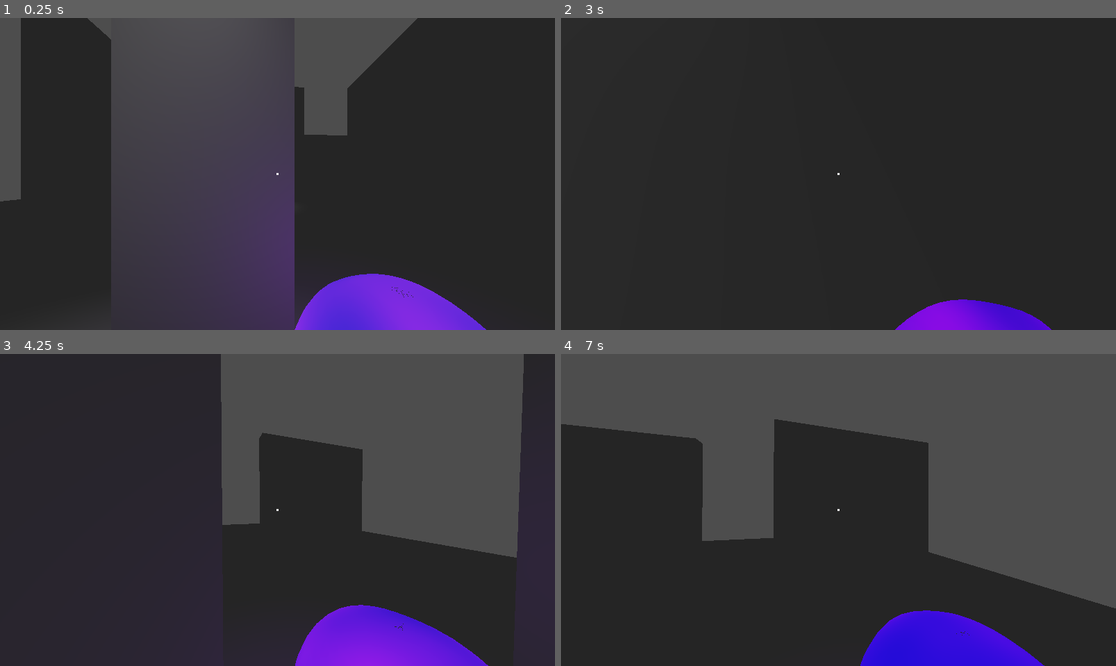
Above: before the commit, frames 1-4 (two rows, left to right).
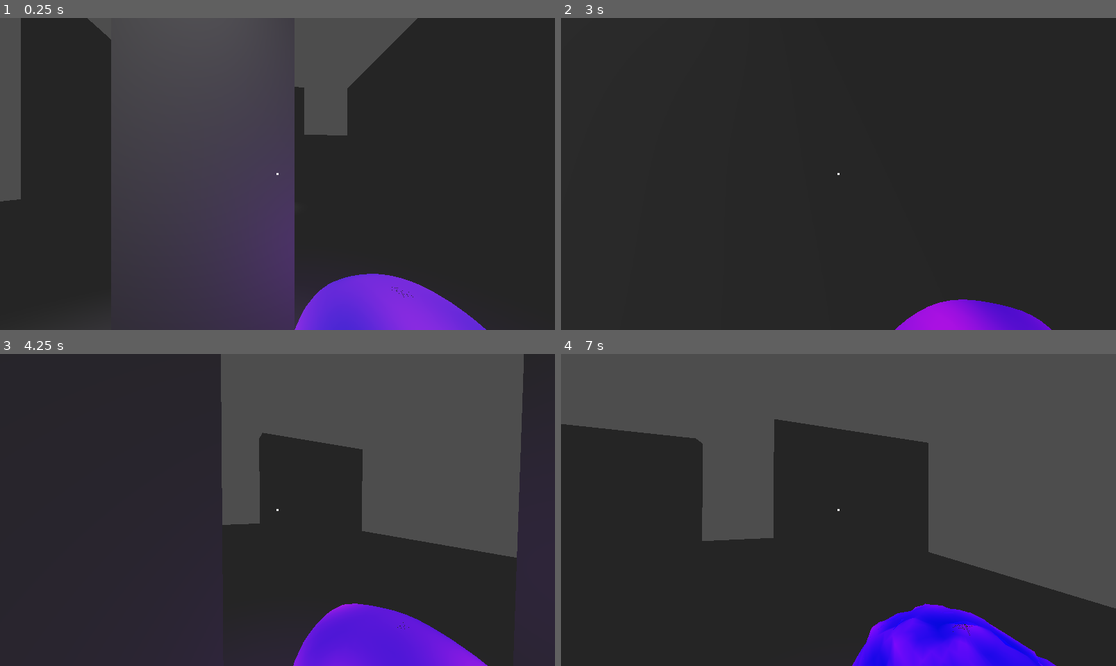
Above: after the commit, the same moments.

Repository: damikdk/fifth-try
Game: Godot game, scene res://Levels/WorldSphere.tscn
Same seed, same stepped clock (60 frames per second), same inputs: the game is played once before the commit and once after it. This scene is started directly instead of the project's main scene.
Inputs (mouse positions are in pixels of both pictures, inside the frame that each line leads up to):
- Up to frame 1 (0.25 s): no input
- Up to frame 2 (3 s): tap Enter at 0.5 s; move the mouse to (866, 174) at 0.52 s; hold W (move_forward) from 0.53 s (still down); tap E (E) at 0.6 s; tap Space (jump) at 0.77, 1.07, 1.52, 1.82 s; click (866, 174) at 0.8 s; move the mouse to (810, 174) at 1.27 s; click (810, 174) at 1.35 s; right-click (810, 174) at 1.55 s; move the mouse to (849, 167) at 2.02 s; right-click (849, 167) at 2.1 s; tap Shift (shift) at 2.3, 2.85 s; move the mouse to (832, 180) at 2.77 s
- Up to frame 3 (4.25 s): keep holding W (move_forward); tap Space (jump) at 3.02, 3.32, 3.5, 3.77, 4.07 s; tap 1 (1, bound only after the commit) at 3.05, 3.6 s; move the mouse to (316, 513) at 3.52 s; tap 2 (2, bound only after the commit) at 3.8 s
- Up to frame 4 (7 s): move the mouse to (794, 506) at 4.27 s; tap 2 (2, bound only after the commit) at 4.35 s; tap Space (jump) at 4.52, 4.82, 5.3, 5.85, 6.02, 6.32, 6.77 s; tap 3 (3, bound only after the commit) at 4.55, 5.1 s; move the mouse to (844, 510) at 5.02 s; move the mouse to (816, 503) at 5.77 s; release W (move_forward) at 5.78 s; hold D (move_right) 5.78-6.53 s; tap E (E) at 6.05, 6.6 s; move the mouse to (866, 510) at 6.52 s; hold W (move_forward) from 6.53 s (still down); click (866, 510) at 6.8 s

The runs differ from the first frame. In frame 2, 1.0% of the frame differs, in the area x 60-77%, y 90-100%; in frame 3, 2.5%; in frame 4, 2.7%, in the area x 52-90%, y 79-100%.

Commit message:
Add mood states for Life Sphere blob

Diff:
--- a/Characters/LifeSphere/LifeSphere.gd
+++ b/Characters/LifeSphere/LifeSphere.gd
@@ -4,13 +4,27 @@
 const HP_MAX = 10
 
 @export_range(HP_MIN, HP_MAX) var HP = HP_MAX
+@export var initial_mood: Mood
+
+func _ready():
+	var shader_state = MOODS_ARRAY[initial_mood]
+	change_shader(shader_state, 0)
 
 func _process(_delta):
-	if Input.is_action_just_pressed("shift"):
+	if Input.is_action_just_pressed("left_mouse"):
 		take_damage(1)
 
-	if Input.is_action_just_pressed("jump"):
+	if Input.is_action_just_pressed("right_mouse"):
 		heal(1)
+
+	if Input.is_action_just_pressed("1"):
+		change_shader(CALM_SHADER_PARAMETERS)
+
+	if Input.is_action_just_pressed("2"):
+		change_shader(EXCITED_SHADER_PARAMETERS)
+
+	if Input.is_action_just_pressed("3"):
+		change_shader(ANGRY_SHADER_PARAMETERS)
 
 func take_damage(damage: float):
 	HP = max(HP_MIN, HP - damage)
@@ -21,4 +35,67 @@
 	update_shader()
 
 func update_shader():
-	material.set_shader_parameter("emission_intensity", 1.7 * HP / 10.0)
+	var tween = get_tree().create_tween()
+	tween.tween_property(material, "shader_parameter/" + "emission_intensity", 1.7 * HP / 10.0, 1)
+
+func change_shader(shader_state, duration: float = 15):
+	var tween = get_tree().create_tween().set_parallel(true)
+
+	for param in shader_state:
+		tween.tween_property(material, "shader_parameter/" + param, shader_state[param], duration)
+
+		# Other way
+		# material.set_shader_parameter(param, CALM_SHADER_PARAMETERS[param])
+
+
+# Keep this things the same. I don't want to handle godot enum stuff
+enum Mood { CALM, EXCITED, ANGRY }
+const MOODS_ARRAY = [CALM_SHADER_PARAMETERS, EXCITED_SHADER_PARAMETERS, ANGRY_SHADER_PARAMETERS]
+
+const CALM_SHADER_PARAMETERS = {
+	"base_color_shadow": Color(0, 0, 1),
+	"base_color_highlight": Color(1, 0, 1),
+	"base_color_blend": 1.2,
+	"color_modulate_frequency": 0.1,
+
+	"noise_displacement": 0.1, # how far from center noise goes
+	"noise_scale": 1.6, # ершистость
+	"noise_time_scale": 0.1, # how fast wobbling goes
+	"alpha_distance_min": 0.5, # change this, not alpha_distance_max
+	"alpha_distance_max": 1.25,
+	"alpha_time_scale": 0.1, # alpha wobbling speed
+	"emission_intensity": 1.7, # strange
+	"highlight_intensity": 4.7,
+}
+
+const EXCITED_SHADER_PARAMETERS = {
+	"base_color_shadow": Color(0, 0, 1),
+	"base_color_highlight": Color(1, 0, 1),
+	"base_color_blend": 1.2,
+	"color_modulate_frequency": 0.1,
+
+	"noise_displacement": 0.1, # how far from center noise goes
+	"noise_scale": 20,
+	"noise_time_scale": 0.9, # how fast wobbling goes
+	"alpha_distance_min": 0.5, # change this, not alpha_distance_max
+	"alpha_distance_max": 1,
+	"alpha_time_scale": 0.1, # alpha wobbling speed
+	"emission_intensity": 0.8, # strange
+	"highlight_intensity": 0.1,
+}
+
+const ANGRY_SHADER_PARAMETERS = {
+	"base_color_shadow": Color(0, 0, 0),
+	"base_color_highlight": Color(0, 0, 1),
+	"base_color_blend": 1.35,
+	"color_modulate_frequency": 0.1,
+
+	"noise_displacement": 0.54, # how far from center noise goes
+	"noise_scale": 20,
+	"noise_time_scale": 1.7, # how fast wobbling goes
+	"alpha_distance_min": 0.5, # change this, not alpha_distance_max
+	"alpha_distance_max": 1,
+	"alpha_time_scale": 0.1, # alpha wobbling speed
+	"emission_intensity": 0, # strange
+	"highlight_intensity": 0.1,
+}
--- a/Characters/LifeSphere/LifeSphere.gdshader
+++ b/Characters/LifeSphere/LifeSphere.gdshader
@@ -1,18 +1,18 @@
 shader_type spatial;
 render_mode blend_mix;
 
-uniform vec4 base_color_shadow = vec4(0.5, 0.0, 0.0, 1.0);
-uniform vec4 base_color_highlight = vec4(0.0, 0.5, 0.0, 1.0);
+uniform vec4 base_color_shadow : source_color = vec4(0, 0.0, 1, 1.0);
+uniform vec4 base_color_highlight : source_color = vec4(1, 0, 1, 1.0);
 uniform float base_color_blend : hint_range(0.1, 2.0, 0.05) = 1.2;
-uniform float color_modulate_frequency : hint_range(0.1, 10.0, 0.1) = 1.0;
-uniform float noise_displacement : hint_range(0.1, 1, 0.01) = 0.3;
-uniform float noise_scale : hint_range(1, 20, 0.1) = 7.0;
-uniform float noise_time_scale : hint_range(0.1, 10, 0.1) = 1.0;
-uniform float alpha_distance_min : hint_range(0.5, 1.5, 0.01) = 1.08;
-uniform float alpha_distance_max : hint_range(1.0, 2.0, 0.01) = 1.6;
-uniform float alpha_time_scale : hint_range(0.1, 10, 0.1) = 1.0;
-uniform float emission_intensity : hint_range(0.0, 15.0, 0.1) = 2.0;
-uniform float highlight_intensity : hint_range(0.1, 10.0, 0.1) = 3.0;
+uniform float color_modulate_frequency : hint_range(0.1, 10.0, 0.1) = 0.1;
+uniform float noise_displacement : hint_range(0.1, 1, 0.01) = 0.1;
+uniform float noise_scale : hint_range(1, 20, 0.1) = 1.6;
+uniform float noise_time_scale : hint_range(0.1, 10, 0.1) = 0.1;
+uniform float alpha_distance_min : hint_range(0.5, 1.5, 0.01) = 0.5;
+uniform float alpha_distance_max : hint_range(1.0, 2.0, 0.01) = 1.25;
+uniform float alpha_time_scale : hint_range(0.1, 10, 0.1) = 0.1;
+uniform float emission_intensity : hint_range(0.0, 15.0, 0.1) = 1.7;
+uniform float highlight_intensity : hint_range(0.1, 10.0, 0.1) = 4.7;
 
 varying vec3 normal_norm;
 varying vec3 vertex_local;
--- a/Characters/LifeSphere/LifeSphereMaterial.tres
+++ b/Characters/LifeSphere/LifeSphereMaterial.tres
@@ -5,15 +5,15 @@
 [resource]
 render_priority = 0
 shader = ExtResource("1_klv7x")
-shader_parameter/base_color_shadow = Vector4(0, 0, 1, 0)
-shader_parameter/base_color_highlight = Vector4(1, 0, 1, 0)
+shader_parameter/base_color_shadow = Color(0, 0, 1, 1)
+shader_parameter/base_color_highlight = Color(1, 0, 1, 1)
 shader_parameter/base_color_blend = 1.2
 shader_parameter/color_modulate_frequency = 0.1
 shader_parameter/noise_displacement = 0.1
 shader_parameter/noise_scale = 1.6
 shader_parameter/noise_time_scale = 0.1
 shader_parameter/alpha_distance_min = 0.5
-shader_parameter/alpha_distance_max = 1.24
+shader_parameter/alpha_distance_max = 1.25
 shader_parameter/alpha_time_scale = 0.1
 shader_parameter/emission_intensity = 1.7
-shader_parameter/highlight_intensity = 4.2
+shader_parameter/highlight_intensity = 4.7
--- a/Levels/WorldSphere.tscn
+++ b/Levels/WorldSphere.tscn
@@ -16,7 +16,7 @@
 transform = Transform3D(-0.99508, 0, 0.0990766, 0, 1, 0, -0.0990766, 0, -0.99508, -1.53942, 2.87192, -9.97731)
 
 [node name="LifeSphere" parent="FPS" instance=ExtResource("3_fh0s1")]
-transform = Transform3D(0.4, 0, 0, 0, 0.4, 0, 0, 0, 0.4, 0.459785, 0, -0.576372)
+transform = Transform3D(0.4, 0, 0, 0, 0.4, 0, 0, 0, 0.4, 0.459786, 0, -0.576375)
 
 [node name="Floor" type="CSGBox3D" parent="."]
 transform = Transform3D(4.08614, 0, 0, 0, 1.00691, 0, 0, 0, 6.69987, -0.0521376, 0.110149, -5.9057)
--- a/project.godot
+++ b/project.godot
@@ -72,3 +72,28 @@
 "events": [Object(InputEventKey,"resource_local_to_scene":false,"resource_name":"","device":0,"window_id":0,"alt_pressed":false,"shift_pressed":false,"ctrl_pressed":false,"meta_pressed":false,"pressed":false,"keycode":0,"physical_keycode":69,"key_label":0,"unicode":0,"echo":false,"script":null)
 ]
 }
+ctrl={
+"deadzone": 0.5,
+"events": [Object(InputEventKey,"resource_local_to_scene":false,"resource_name":"","device":-1,"window_id":0,"alt_pressed":false,"shift_pressed":false,"ctrl_pressed":false,"meta_pressed":false,"pressed":false,"keycode":0,"physical_keycode":4194326,"key_label":0,"unicode":0,"echo":false,"script":null)
+]
+}
+tab={
+"deadzone": 0.5,
+"events": [Object(InputEventKey,"resource_local_to_scene":false,"resource_name":"","device":-1,"window_id":0,"alt_pressed":false,"shift_pressed":false,"ctrl_pressed":false,"meta_pressed":false,"pressed":false,"keycode":0,"physical_keycode":4194306,"key_label":0,"unicode":0,"echo":false,"script":null)
+]
+}
+1={
+"deadzone": 0.5,
+"events": [Object(InputEventKey,"resource_local_to_scene":false,"resource_name":"","device":-1,"window_id":0,"alt_pressed":false,"shift_pressed":false,"ctrl_pressed":false,"meta_pressed":false,"pressed":false,"keycode":0,"physical_keycode":49,"key_label":0,"unicode":49,"echo":false,"script":null)
+]
+}
+2={
+"deadzone": 0.5,
+"events": [Object(InputEventKey,"resource_local_to_scene":false,"resource_name":"","device":-1,"window_id":0,"alt_pressed":false,"shift_pressed":false,"ctrl_pressed":false,"meta_pressed":false,"pressed":false,"keycode":0,"physical_keycode":50,"key_label":0,"unicode":50,"echo":false,"script":null)
+]
+}
+3={
+"deadzone": 0.5,
+"events": [Object(InputEventKey,"resource_local_to_scene":false,"resource_name":"","device":-1,"window_id":0,"alt_pressed":false,"shift_pressed":false,"ctrl_pressed":false,"meta_pressed":false,"pressed":false,"keycode":0,"physical_keycode":51,"key_label":0,"unicode":51,"echo":false,"script":null)
+]
+}
Not shown, changed: README.md
